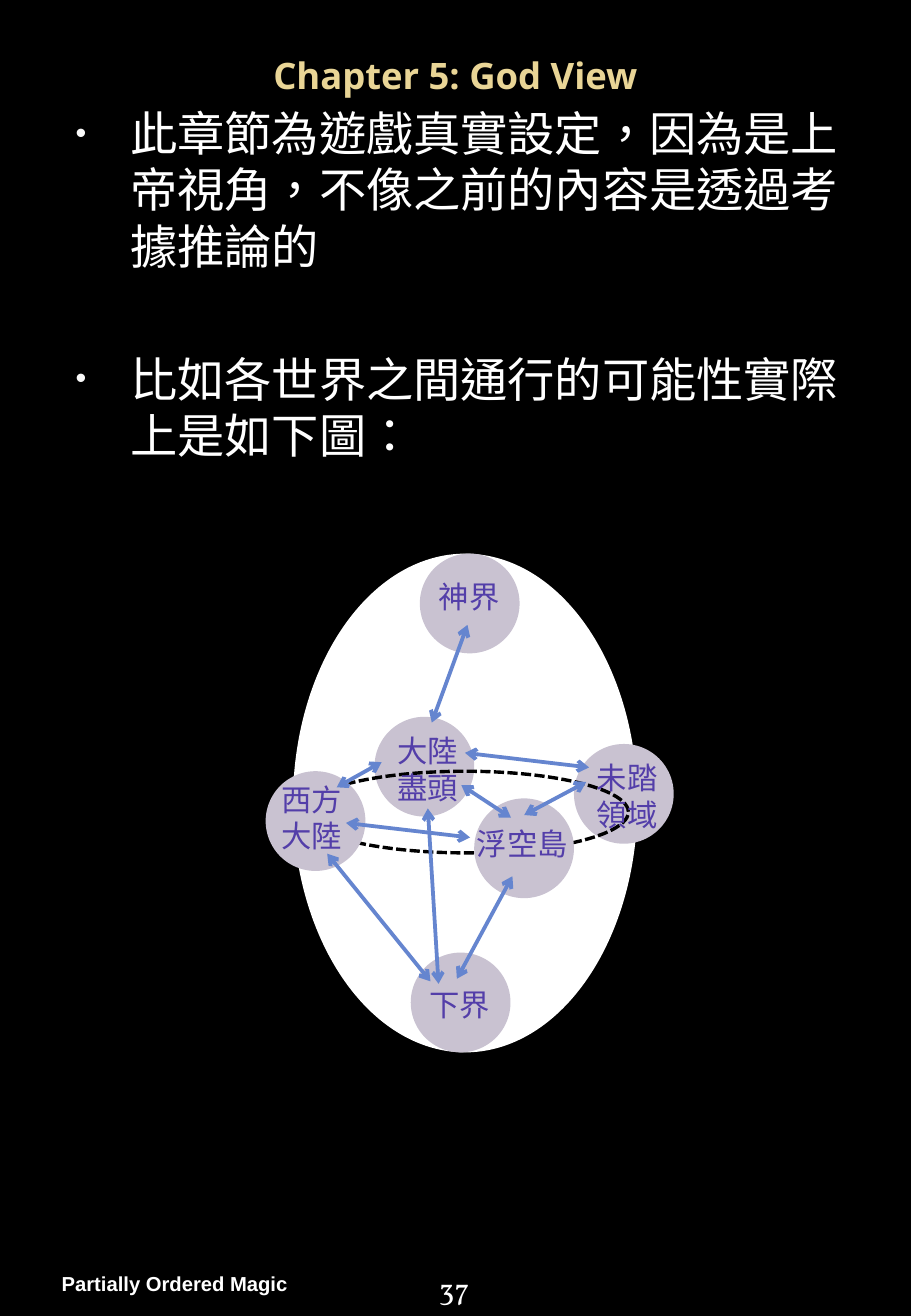
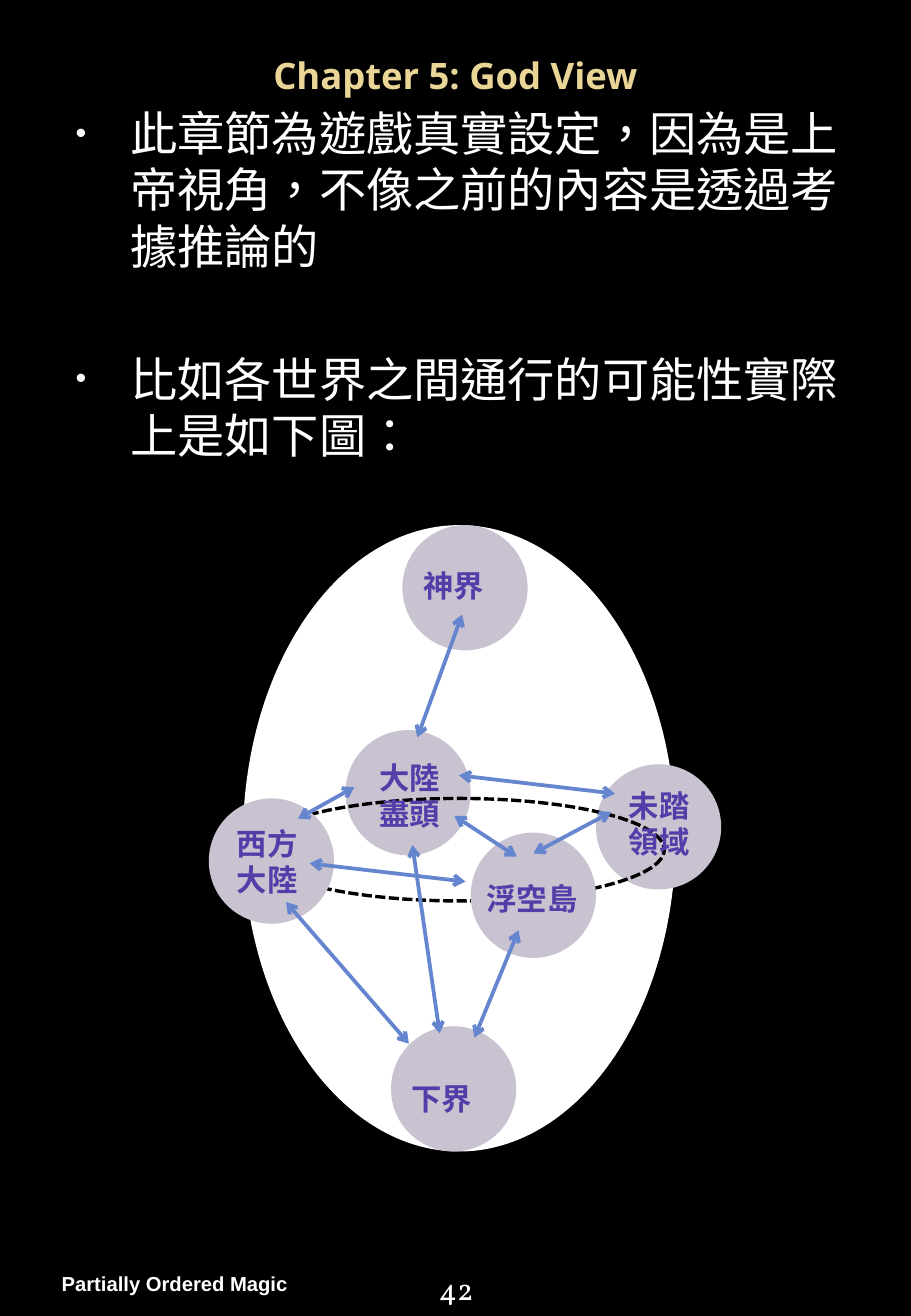
Before and after one commit to PartiallyOrderedMagic/PartiallyOrderedMagic.github.io, a slide deck: slide 43 of MyGame/Partially Ordered Magic Handbook.pptx (slide 38 before the commit). Drawn at 911x1316 pixels with LibreOffice and Linux fonts; fonts in the diff are those of the drawing; background and template pictures are left out. Boxes give left, top, right and bottom in pixels: in the first picture for what was removed or moved away, otherwise in the second. Text is boxed around its words. In the diff, an @@ line names an element or a change of style, - is before the commit and + after.

```diff
--- a/MyGame/Partially Ordered Magic Handbook.pptx
+++ b/MyGame/Partially Ordered Magic Handbook.pptx
@@ ellipse: place and size @@
-ellipse at [293,554,638,1053]
+ellipse at [243,525,675,1152]
@@ ellipse: place and size @@
-ellipse at [420,554,520,653]
+ellipse at [402,525,527,650]
@@ text "神界": place and size @@
-text "神界" at [439,582,500,611]
+text "神界" at [423,571,484,600]
@@ double arrow moved from (432, 723) - (468, 624) to (418, 737) - (462, 615) @@
@@ ellipse: place and size @@
-ellipse at [374,717,474,816]
+ellipse at [345,730,470,855]
@@ text "大陸盡頭": place and size @@
-text "大陸盡頭" at [397,736,458,807]
+text "大陸盡頭" at [379,763,440,833]
@@ double arrow moved from (589, 768) - (465, 753) to (615, 793) - (459, 775) @@
@@ ellipse: place and size @@
-ellipse at [575,743,674,843]
+ellipse at [596,764,722,889]
@@ ellipse: place and size @@
-ellipse at [266,771,366,871]
+ellipse at [209,798,334,923]
@@ ellipse: place and size @@
-ellipse at [302,771,629,853]
+ellipse at [254,798,664,900]
@@ double arrow moved from (381, 762) - (336, 787) to (355, 787) - (298, 819) @@
@@ text "未踏領域": place and size @@
-text "未踏領域" at [597,763,658,834]
+text "未踏領域" at [629,791,690,861]
@@ text "西方": place and size @@
-text "西方" at [282,780,343,855]
+text "西方" at [237,829,298,894]
@@ double arrow moved from (511, 817) - (462, 785) to (517, 856) - (454, 816) @@
@@ ellipse: place and size @@
-ellipse at [474,798,573,898]
+ellipse at [471,832,596,957]
@@ double arrow moved from (587, 782) - (525, 815) to (611, 811) - (533, 854) @@
@@ double arrow moved from (470, 837) - (346, 822) to (465, 882) - (310, 864) @@
@@ double arrow moved from (438, 984) - (428, 809) to (440, 1034) - (413, 845) @@
@@ text "浮空島": place and size @@
-text "浮空島" at [477,824,568,858]
+text "浮空島" at [486,884,577,913]
@@ double arrow moved from (430, 981) - (327, 854) to (409, 1043) - (285, 902) @@
@@ double arrow moved from (457, 979) - (513, 876) to (475, 1037) - (519, 930) @@
@@ ellipse: place and size @@
-ellipse at [411,952,510,1052]
+ellipse at [391,1026,516,1152]
@@ font Vollkorn to Arial, bold on in 6 elements at [423,571,484,600], [379,763,440,833], [629,791,690,861], [237,829,298,894], [486,884,577,913], [411,1085,472,1113] @@
@@ text "下界": place and size @@
-text "下界" at [429,991,490,1019]
+text "下界" at [411,1085,472,1113]
@@ page number at [439,1284,473,1305]: text changed @@
-37
+42
```
Also in this commit, not shown: 19 other slides changed, 11 slides added, 1 other file.
